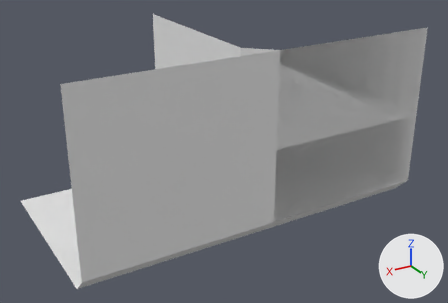
Two versions of the Blender file asset_src/tiles.blend, one commit apart.
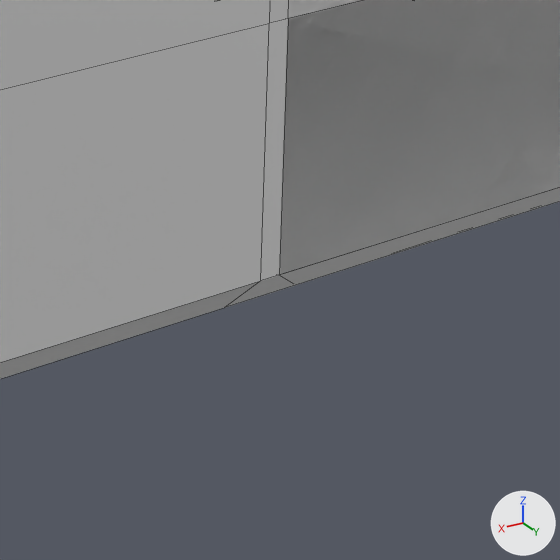
There are two pictures of each version: one whole from a camera (50 mm lens) standing at (1.641, 2.385, 1.701) and looking at (-0.016, -0.376, 0.32), one close up on the part from 44% to 79% of the width and 48% to 100% of the height. Arrows for +X, +Y and +Z are at lower right; the lights stay in place. The close-ups show mesh edges as thin lines. The same objects are shown in both versions, whatever each file hides.

Objects in the first close-up: 'cliff_1111-1100', 'cliff_1111-1110'.
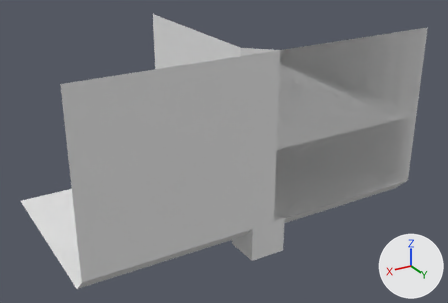
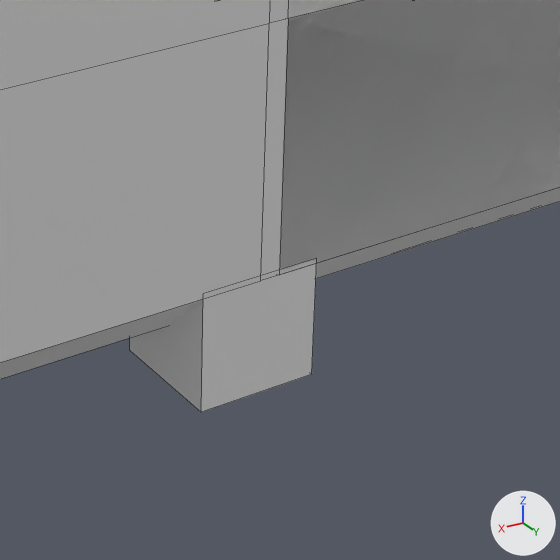
The edits, one by one:
me_cube is used by ob_0000_0000; location (0.0, 0.0, 0.0); scale (0.219, 0.219, 0.219).
me_cube had 0 vertices, 0 faces and spanned empty.
me_cube now has 8 vertices, 6 faces and spans x -0.457..0.457, y -0.457..0.457, z -0.457..0.457.
me_cube part 1: the whole mesh is rebuilt.

Boxes (x1, y1, x2, y2) around the edits, measured in the close-ups (560 x 560 px):
'0000-0000', now drawn
    after: (130, 258, 317, 412)
